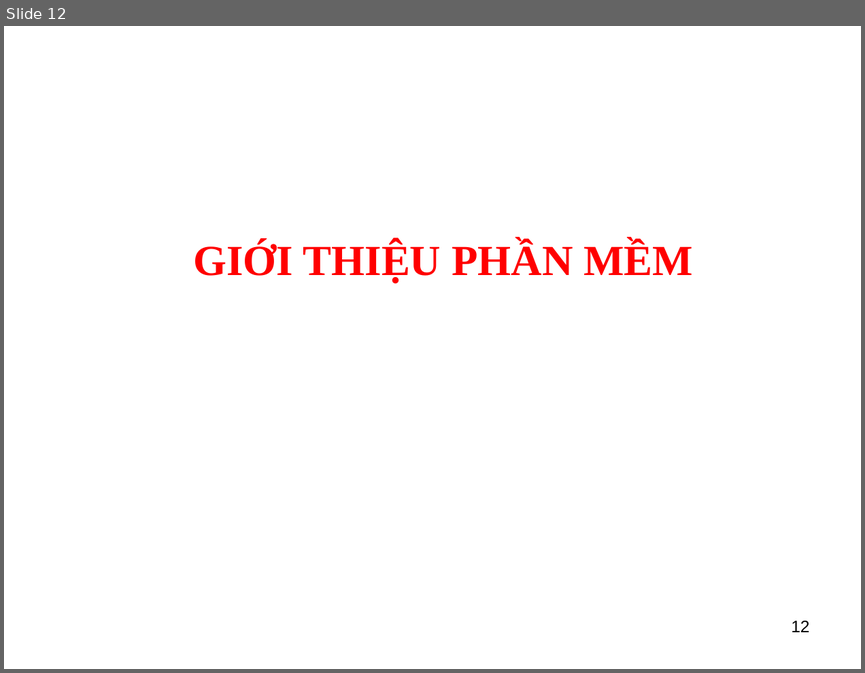
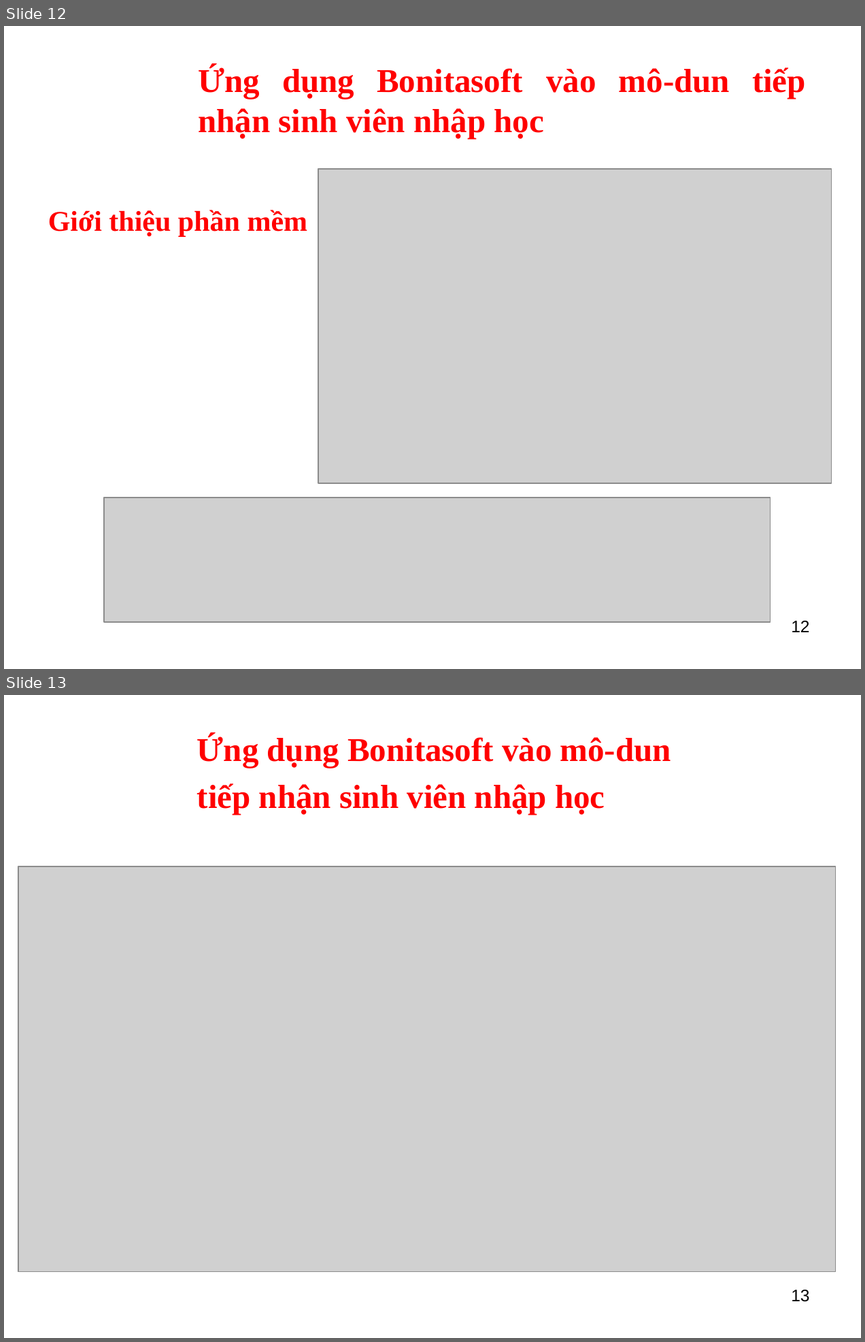
Before and after one commit to kellyfire611/bonita, a slide deck: slide/baocaoFinal.ppt. Shown one above the other, each under a label of ours: slide 12 before the commit, slides 12 and 13 after it. The pictures are 865x673 and 865x1342 pixels, drawn with LibreOffice and Linux fonts; fonts in the diff are those of the drawing; grey boxes stand for pictures; background and template pictures are left out. Boxes give left, top, right and bottom in pixels: in the first picture for what was removed or moved away, otherwise in the second. Text is boxed around its words. In the diff, an @@ line names an element or a change of style, - is before the commit and + after.

```diff
--- a/slide/baocaoFinal.ppt
+++ b/slide/baocaoFinal.ppt
@@ slide 13 added at (x1=4, y1=695, x2=861, y2=1338), background picture (left out) @@
@@ text added at (x1=197, y1=735, x2=671, y2=815), 28 pt, text #FF0000, bold @@
+Ứng dụng Bonitasoft vào mô-dun
+tiếp nhận sinh viên nhập học
@@ picture added at (x1=18, y1=866, x2=836, y2=1271) @@
@@ page number added at (x1=791, y1=1289, x2=809, y2=1302), 14 pt, text #000000 @@
+13
@@ slide 12 changed as well @@
@@ text added at (x1=198, y1=66, x2=806, y2=139), 28 pt, text #FF0000, bold @@
+Ứng dụng Bonitasoft vào mô-dun tiếp nhận sinh viên nhập học
@@ picture added at (x1=318, y1=169, x2=832, y2=484) @@
@@ text at (x1=48, y1=210, x2=308, y2=237): text changed; size 36 to 24 pt @@
-GIỚI THIỆU PHẦN MỀM
+Giới thiệu phần mềm
@@ picture added at (x1=104, y1=497, x2=770, y2=622) @@
```
Also in this commit, not shown: 2 other slides changed, 23 other slides added, 9 slides removed, 4 other files.
